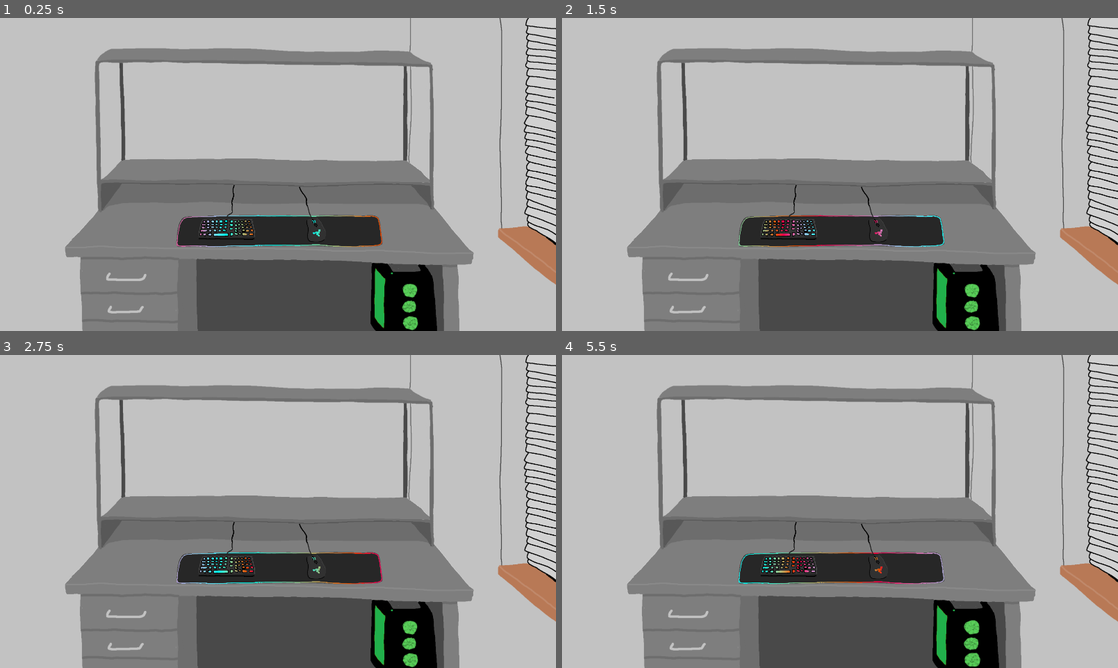
Above: before the commit, frames 1-4 (two rows, left to right).
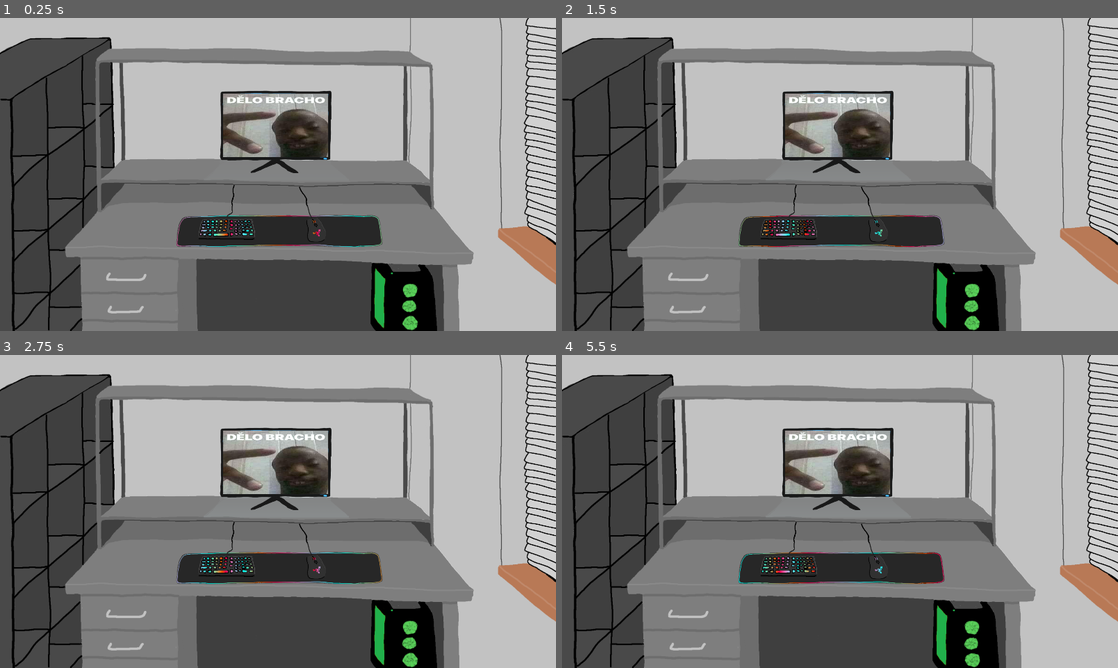
Above: after the commit, the same moments.

Repository: benesf418/Vilarbunger
Game: Godot game, scene res://game/game.tscn
The game is run twice, just before and just after one commit, with the same random seed, the same clock (stepped at 60 frames per second) and the same inputs.
Inputs:
- Up to frame 1 (0.25 s): no input
- Up to frame 2 (1.5 s): tap Enter at 0.5 s; hold A from 1.28 s (still down)
- Up to frame 3 (2.75 s): release A at 2.03 s
- Up to frame 4 (5.5 s): hold A from 3.53 s (still down)

The runs differ from the first frame. In frame 1, 21% of the frame differs, in the area x 0-78%, y 6-100%; in frame 2, 21%; in frame 3, 20%; in frame 4, 21%.

Commit message:
added monitor, edited room background

Diff:
--- a/game/game.tscn
+++ b/game/game.tscn
@@ -7,9 +7,13 @@
 [ext_resource path="res://game/level/1_room/front_panel_2.png" type="Texture" id=5]
 [ext_resource path="res://game/level/1_room/front_panel_3.png" type="Texture" id=6]
 [ext_resource path="res://game/level/1_room/keyboard.png" type="Texture" id=7]
-[ext_resource path="res://game/level/1_room/rgb_material.tres" type="Material" id=8]
+[ext_resource path="res://game/level/1_room/rgb.tres" type="Material" id=8]
 [ext_resource path="res://game/level/1_room/mousepad.png" type="Texture" id=9]
 [ext_resource path="res://game/level/1_room/mouse.png" type="Texture" id=10]
+[ext_resource path="res://game/level/1_room/monitor.png" type="Texture" id=11]
+[ext_resource path="res://game/level/1_room/delobracho.jpg" type="Texture" id=12]
+[ext_resource path="res://game/level/1_room/monitor_light.gd" type="Script" id=13]
+[ext_resource path="res://game/level/1_room/monitor_light.png" type="Texture" id=14]
 
 [sub_resource type="SpriteFrames" id=1]
 animations = [ {
@@ -36,6 +40,7 @@
 position = Vector2( 1416.88, 996 )
 scale = Vector2( 1.53767, 1.4375 )
 frames = SubResource( 1 )
+frame = 1
 playing = true
 
 [node name="Mousepad" type="Sprite" parent="Level/Room"]
@@ -52,3 +57,20 @@
 material = ExtResource( 8 )
 position = Vector2( 1088, 710 )
 texture = ExtResource( 10 )
+
+[node name="Monitor" type="Sprite" parent="Level/Room"]
+position = Vector2( 954, 386 )
+texture = ExtResource( 11 )
+
+[node name="Wallpaper" type="Sprite" parent="Level/Room/Monitor"]
+position = Vector2( -2.00002, -15.25 )
+scale = Vector2( 1.625, 0.984375 )
+texture = ExtResource( 12 )
+
+[node name="Light2D" type="Light2D" parent="Level/Room/Monitor"]
+position = Vector2( -1.00001, 17 )
+scale = Vector2( 1.004, 1.08 )
+texture = ExtResource( 14 )
+color = Color( 0.72549, 0.94902, 0.996078, 1 )
+energy = 0.2
+script = ExtResource( 13 )
--- /dev/null
+++ b/game/level/1_room/monitor_light.gd
@@ -0,0 +1,13 @@
+extends Light2D
+
+var energyMin = 0.2;
+var energyMax = 0.35;
+var sinOffset = 0;
+
+func _ready():
+	randomize()
+	pass # Replace with function body.
+
+func _process(delta):
+	sinOffset += delta * rand_range(-2, 3);
+	energy = energyMin + abs(sin(sinOffset)*(energyMax - energyMin))
--- a/game/level/1_room/rgb_material.tres
+++ b/game/level/1_room/rgb.tres
@@ -9,8 +9,8 @@
 	vec4 currentColor = texture(TEXTURE, UV);
 	COLOR = currentColor;
 	if (currentColor.r > 0.4) {
-		float offset = (2.0*3.14*UV.x) * 0.4;
-		float whiteFactor = max(currentColor.r, 0.9);
+		float offset = (2.0*3.14*UV.x) * 0.8;
+		float whiteFactor = max(currentColor.r, 0.0);
 		COLOR = vec4(whiteFactor*abs(cos(TIME*speed + offset))*1.0, whiteFactor*abs(sin(TIME*speed + offset)), whiteFactor*abs(cos(TIME*speed+1.9 + offset))*1.0, currentColor.a);
 	}
 }"
Not shown: 1 places in game/game.tscn that only renumber resources
Binary file added: game/level/1_room/delobracho.jpg
Not shown, added: game/level/1_room/delobracho.jpg.import
Binary file added: game/level/1_room/monitor.png
Not shown, added: game/level/1_room/monitor.png.import
Binary file added: game/level/1_room/monitor_light.png
Not shown, added: game/level/1_room/monitor_light.png.import
Binary file changed: game/level/1_room/room.png
